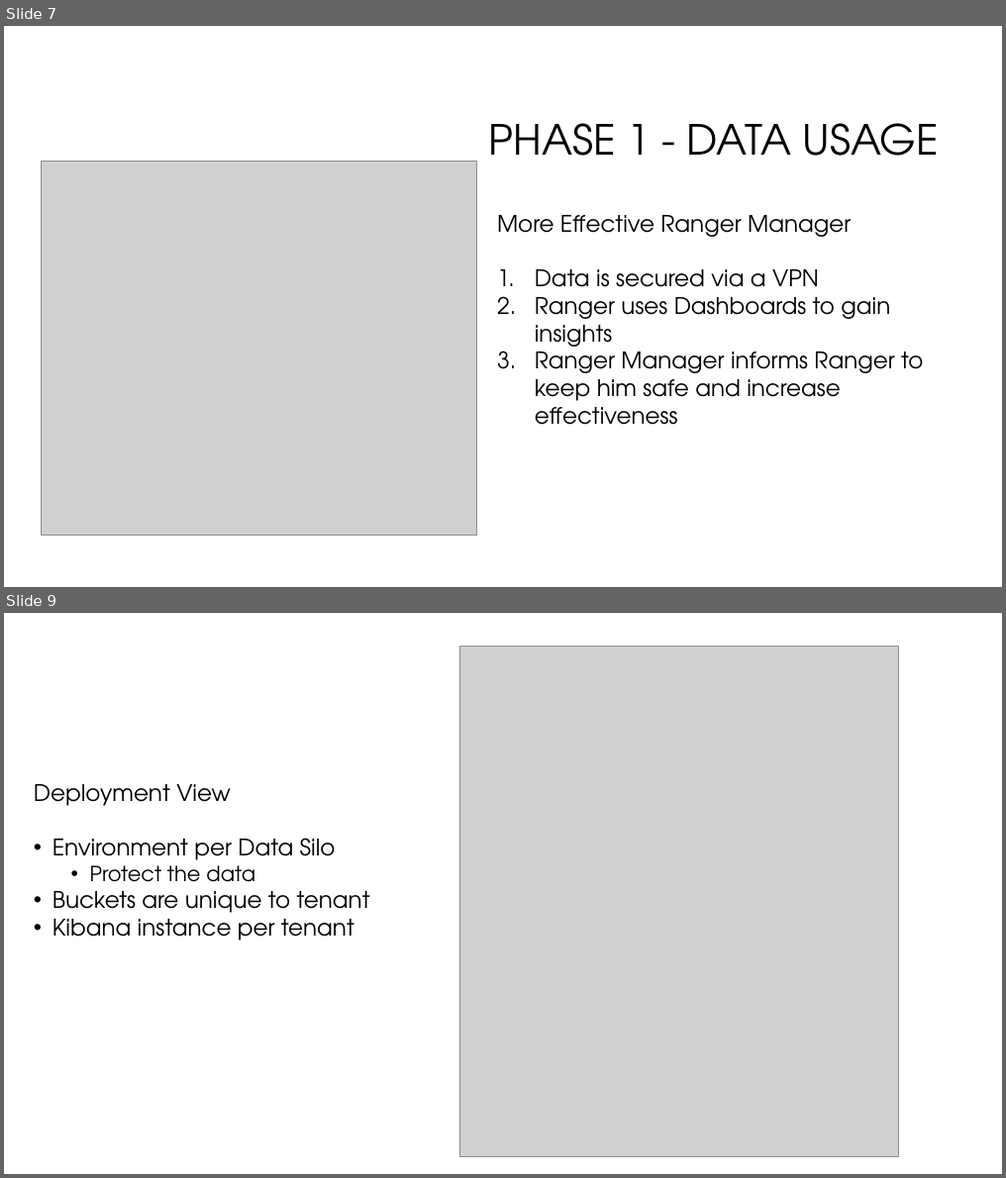
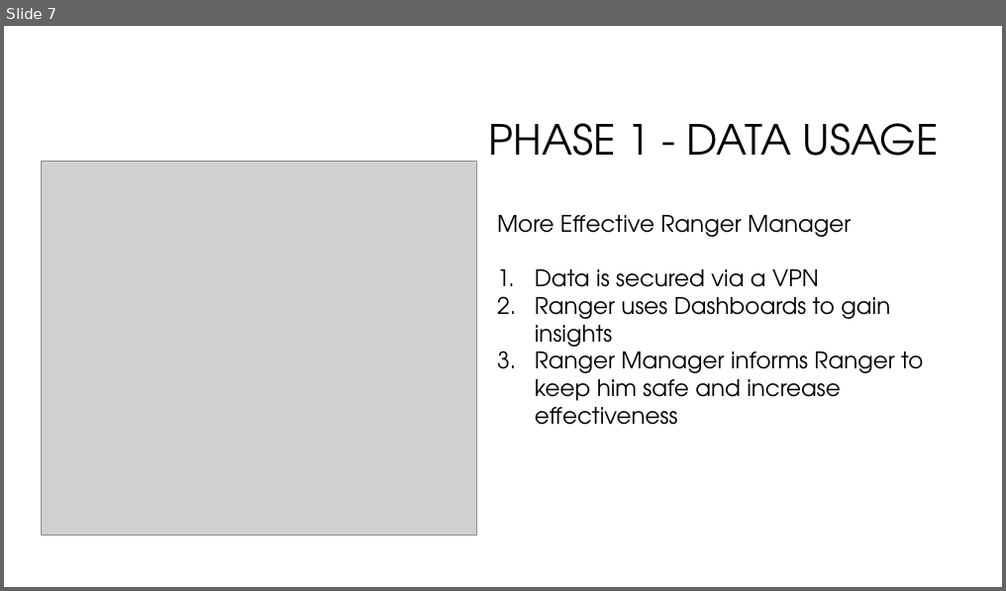
Before and after one commit to ansoni/aws-hackathon, a slide deck: presentation.pptx. Shown one above the other, each under a label of ours: slides 7 and 9 before the commit, slide 7 after it; the slides between them are not shown. The pictures are 1006x1178 and 1006x591 pixels, drawn with LibreOffice and Linux fonts; fonts in the diff are those of the drawing; grey boxes stand for pictures; background and template pictures are left out. Boxes give left, top, right and bottom in pixels: in the first picture for what was removed or moved away, otherwise in the second. Text is boxed around its words. In the diff, an @@ line names an element or a change of style, - is before the commit and + after.

```diff
--- a/presentation.pptx
+++ b/presentation.pptx
@@ slide 9 removed at (4, 613, 1002, 1174), background #FFFFFF @@
@@ picture removed at (459, 647, 898, 1158) @@
@@ text removed at (34, 784, 370, 941) @@
-Deployment View
-• Environment per Data Silo
-  • Protect the data
-• Buckets are unique to tenant
-• Kibana instance per tenant
```
Also in this commit, not shown: 1 slide added, 1 other slide removed.
